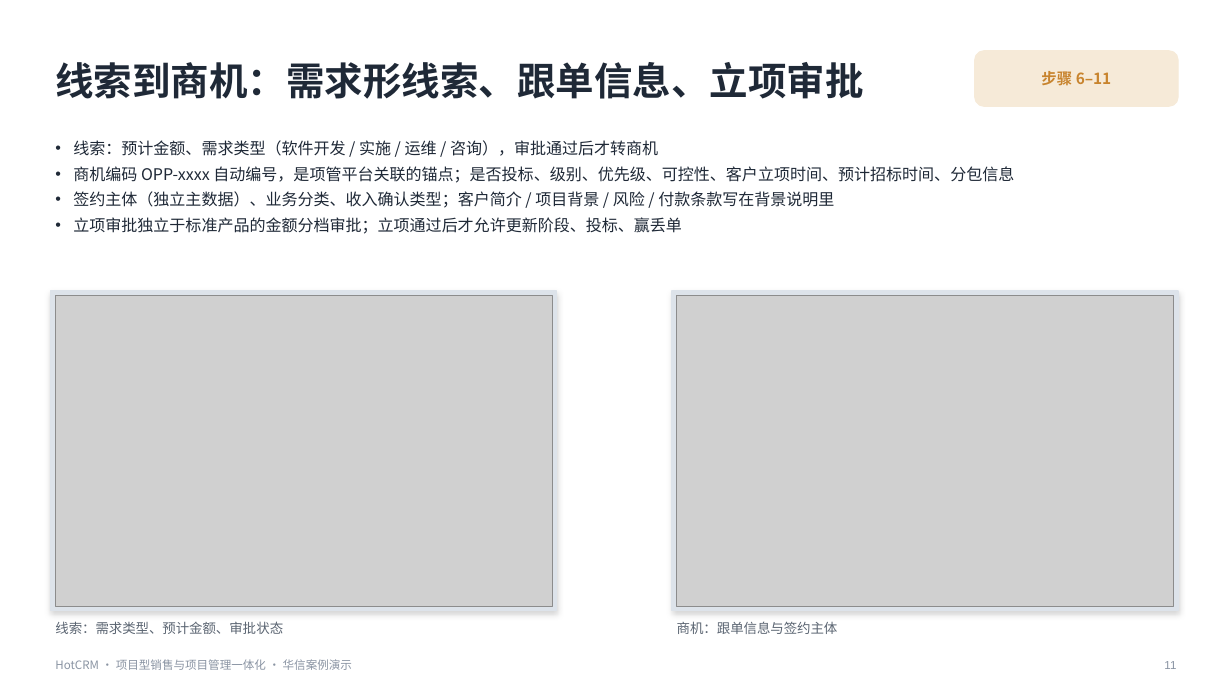
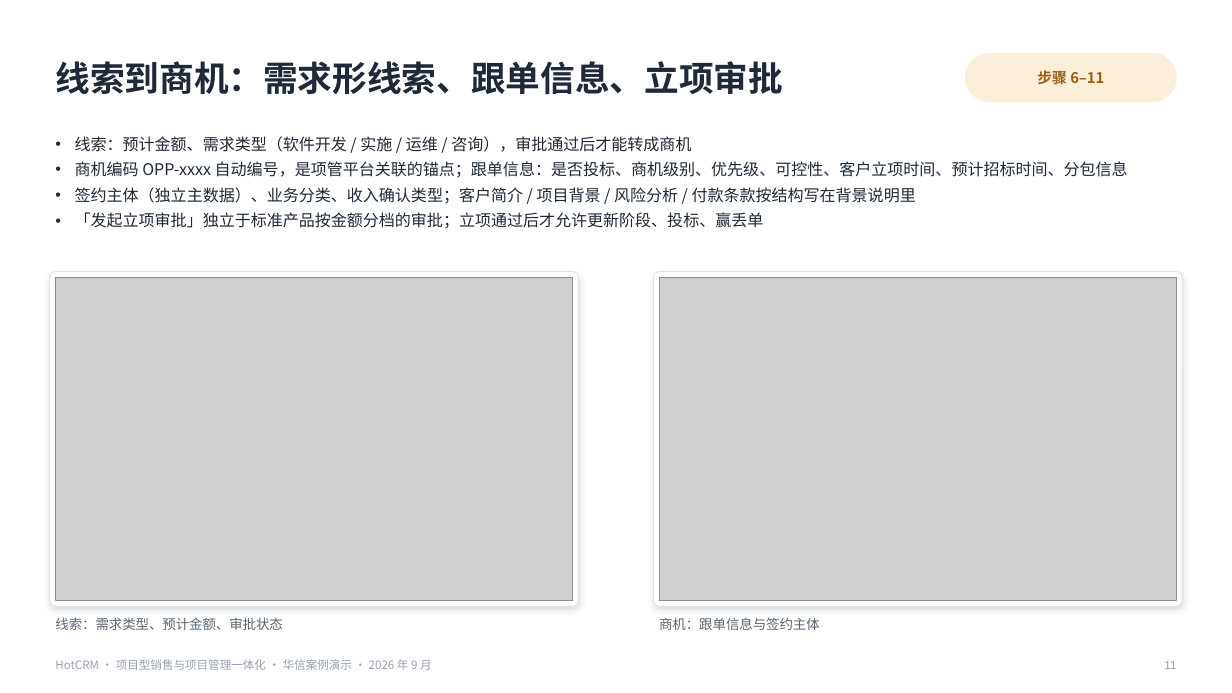
Before and after one commit to sunhaolin/hotcrm, a slide deck: slide 11 of docs/demo/psa-presales/客户汇报-华信案例.pptx. Drawn at 1232x693 pixels with LibreOffice and Linux fonts; fonts in the diff are those of the drawing; grey boxes stand for pictures. Boxes give left, top, right and bottom in pixels: in the first picture for what was removed or moved away, otherwise in the second. Text is boxed around its words. In the diff, an @@ line names an element or a change of style, - is before the commit and + after.

```diff
--- a/docs/demo/psa-presales/客户汇报-华信案例.pptx
+++ b/docs/demo/psa-presales/客户汇报-华信案例.pptx
@@ text "线索到商机：需求形线索、跟单信息、立项审批" at box(55, 61, 783, 95): size 30 to 27 pt @@
@@ text "步骤 6–11" at box(1037, 70, 1104, 84): size 12 to 11.5 pt, text colour #C8842E to #9A5F16 @@
@@ rounded rectangle: place and size @@
-rounded rectangle at box(975, 51, 1178, 106)
+rounded rectangle at box(966, 54, 1177, 102)
@@ rounded rectangle at box(966, 54, 1177, 102): fill #F6EAD8 to #FBEFD9; outline #F6EAD8 1 pt to #FBEFD9 1 pt; proportions changed @@
@@ text at box(75, 136, 1128, 229): text changed @@
-• 线索：预计金额、需求类型（软件开发 / 实施 / 运维 / 咨询），审批通过后才转商机
-• 商机编码 OPP-xxxx 自动编号，是项管平台关联的锚点；是否投标、级别、优先级、可控性、客户立项时间、预计招标时间、分包信息
-• 签约主体（独立主数据）、业务分类、收入确认类型；客户简介 / 项目背景 / 风险 / 付款条款写在背景说明里
-• 立项审批独立于标准产品的金额分档审批；立项通过后才允许更新阶段、投标、赢丢单
+• 线索：预计金额、需求类型（软件开发 / 实施 / 运维 / 咨询），审批通过后才能转成商机
+• 商机编码 OPP-xxxx 自动编号，是项管平台关联的锚点；跟单信息：是否投标、商机级别、优先级、可控性、客户立项时间、预计招标时间、分包信息
+• 签约主体（独立主数据）、业务分类、收入确认类型；客户简介 / 项目背景 / 风险分析 / 付款条款按结构写在背景说明里
+• 「发起立项审批」独立于标准产品按金额分档的审批；立项通过后才允许更新阶段、投标、赢丢单
@@ rounded rectangle at box(50, 272, 579, 606): rectangle to rounded rectangle; fill #DDE3EA to #FFFFFF; outline #DDE3EA 1 pt to #DDE3EB 0.75 pt; shadow changed @@
@@ rounded rectangle: place and size @@
-rounded rectangle at box(51, 291, 557, 611)
+rounded rectangle at box(50, 272, 579, 606)
@@ picture: place and size @@
-picture at box(55, 296, 553, 606)
+picture at box(55, 277, 573, 601)
@@ rounded rectangle: place and size @@
-rounded rectangle at box(672, 291, 1178, 611)
+rounded rectangle at box(653, 272, 1182, 606)
@@ rounded rectangle at box(653, 272, 1182, 606): rectangle to rounded rectangle; fill #DDE3EA to #FFFFFF; outline #DDE3EA 1 pt to #DDE3EB 0.75 pt; shadow changed @@
@@ picture: place and size @@
-picture at box(677, 296, 1174, 606)
+picture at box(659, 277, 1177, 601)
@@ text "线索：需求类型、预计金额、审批状态": place and size @@
-text "线索：需求类型、预计金额、审批状态" at box(55, 621, 283, 634)
+text "线索：需求类型、预计金额、审批状态" at box(55, 617, 283, 630)
@@ text "商机：跟单信息与签约主体": place and size @@
-text "商机：跟单信息与签约主体" at box(677, 621, 838, 634)
+text "商机：跟单信息与签约主体" at box(659, 618, 820, 630)
@@ text at box(55, 659, 432, 670): text changed; text colour #8A94A3 to #98A2B3 @@
-HotCRM · 项目型销售与项目管理一体化 · 华信案例演示
+HotCRM · 项目型销售与项目管理一体化 · 华信案例演示 · 2026 年 9 月
@@ text "11" at box(1164, 661, 1176, 669): text colour #8A94A3 to #98A2B3 @@
```
Also in this commit, not shown: 31 other slides changed, 3 slides added, 49 other files.
